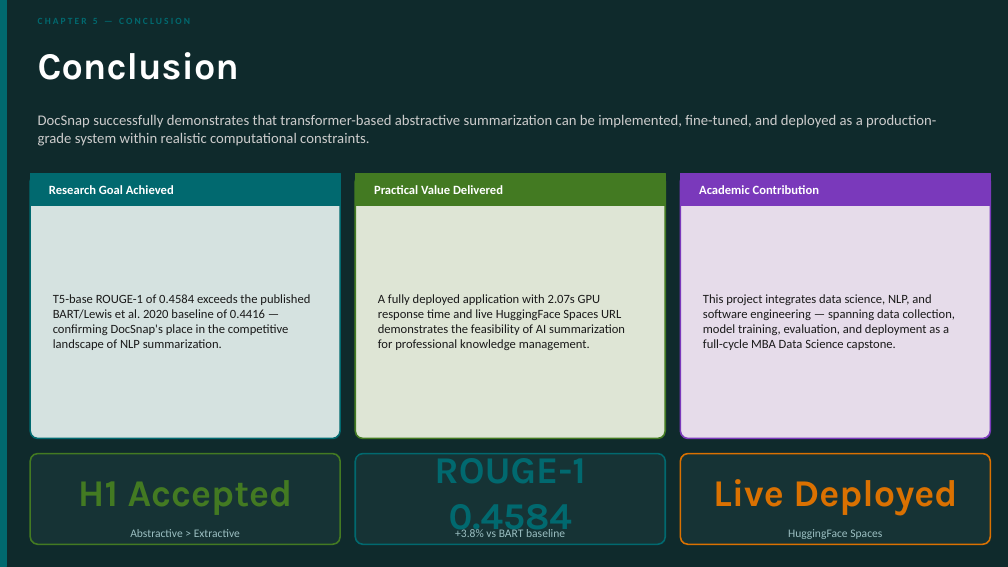
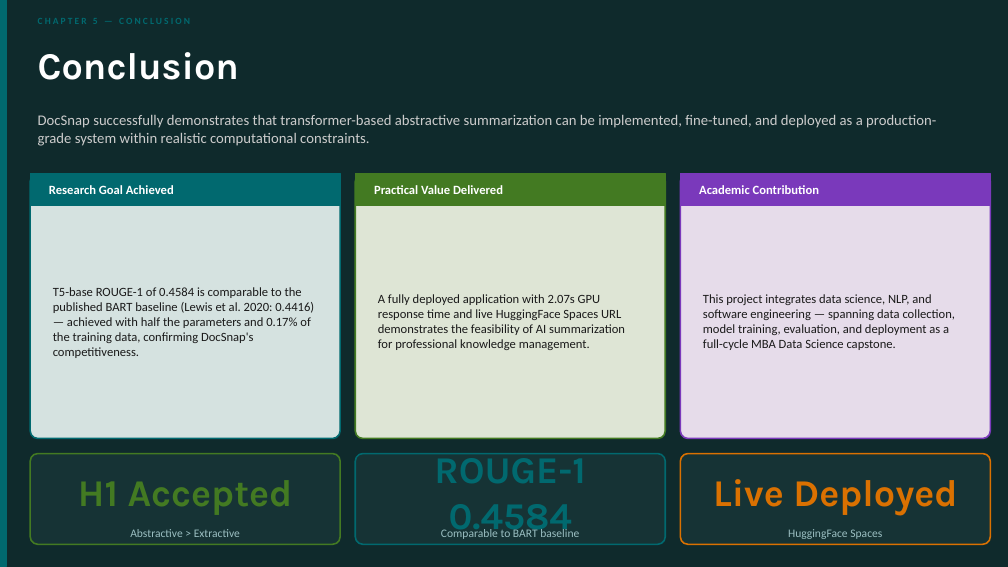
Before and after one commit to CNShivani7/DocSnap-Intelligent-Summarization, a slide deck: slide 19 of DocSnap_Presentation.pptx. Drawn at 1008x567 pixels with LibreOffice and Linux fonts; fonts in the diff are those of the drawing. Boxes give left, top, right and bottom in pixels: in the first picture for what was removed or moved away, otherwise in the second. Text is boxed around its words. In the diff, an @@ line names an element or a change of style, - is before the commit and + after.

Commit message:
Fix BART claim and H1 wording in PPT
- 'exceeds BART by 3.8%' → 'comparable to BART baseline'
- '+3.8%' stat card → '~Parity / Comparable to BART baseline'
- 'H1 conclusive' → 'strongly supports H1'
- NLP timeline DocSnap entry updated to reflect fair comparison context
- Subtitle on ROUGE slide updated to 'comparable to BART baseline'

```diff
--- a/DocSnap_Presentation.pptx
+++ b/DocSnap_Presentation.pptx
@@ text at (53, 287, 314, 358): text changed @@
-T5-base ROUGE-1 of 0.4584 exceeds the published BART/Lewis et al. 2020 baseline of 0.4416 — confirming DocSnap's place in the competitive landscape of NLP summarization.
+T5-base ROUGE-1 of 0.4584 is comparable to the published BART baseline (Lewis et al. 2020: 0.4416) — achieved with half the parameters and 0.17% of the training data, confirming DocSnap's competitiveness.
@@ text at (441, 527, 579, 539): text changed @@
-+3.8% vs BART baseline
+Comparable to BART baseline
```
Also in this commit, not shown: 7 other slides changed.
